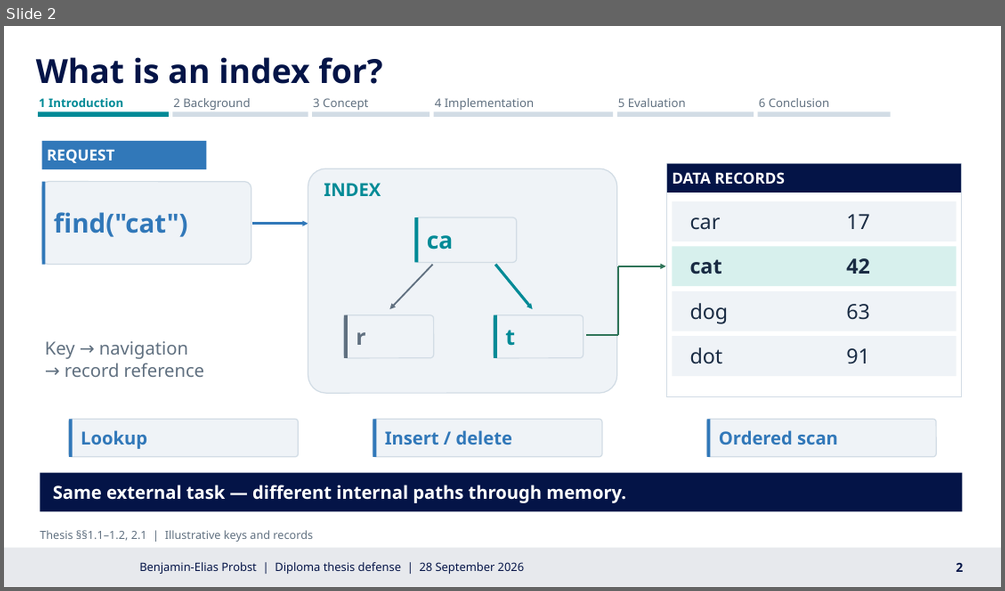
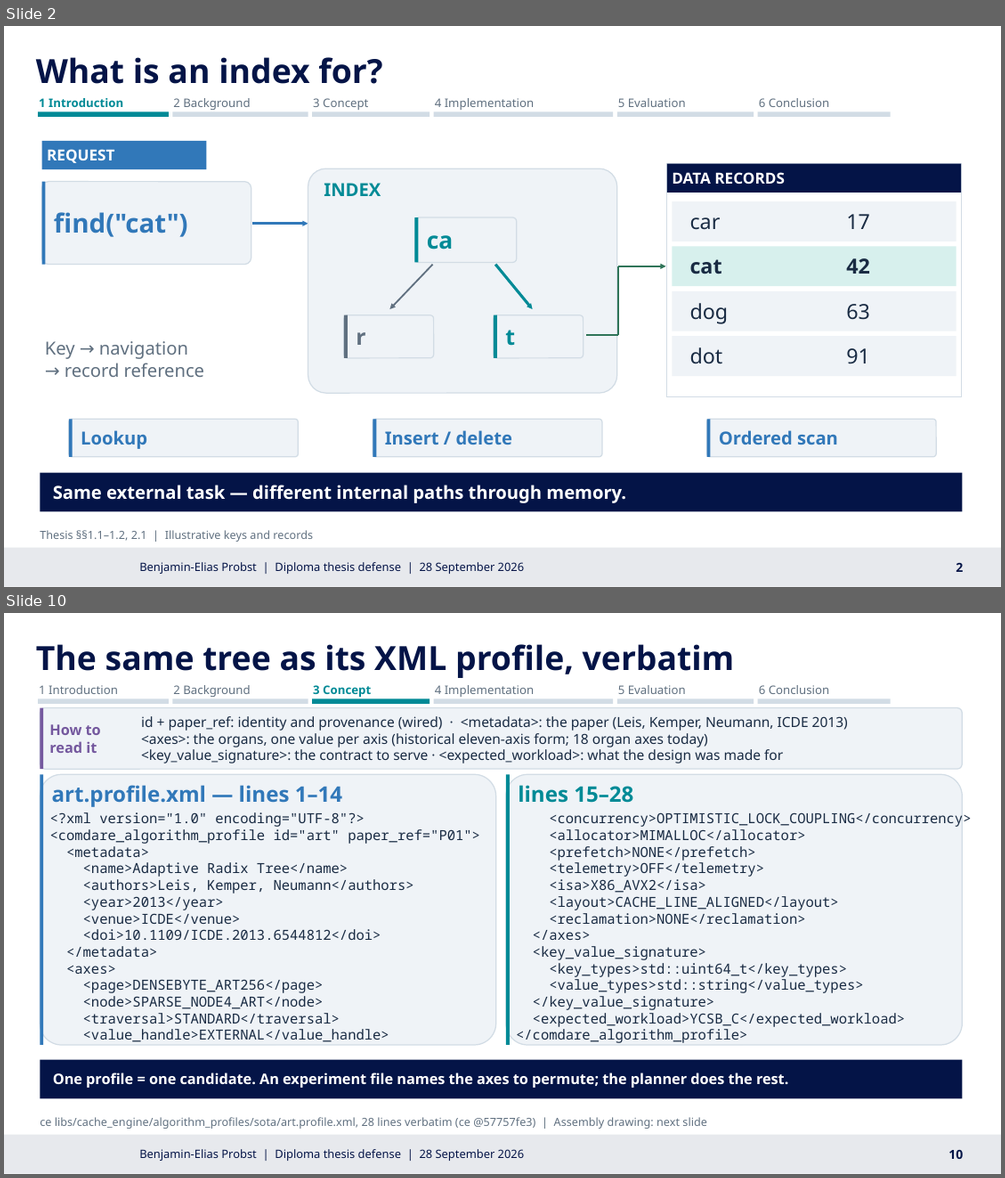
Before and after one commit to BenniProbst/probst-Diplomarbeit-cache-engine, a slide deck: docs/presentation/20260919 Cache_Engine_Defense_EN-cache-awareness_Composition.pptx. Shown one above the other, each under a label of ours: slide 2 before the commit, slides 2 and 10 after it; the slides between them are not shown. The pictures are 1005x591 and 1005x1178 pixels, drawn with LibreOffice and Linux fonts; fonts in the diff are those of the drawing; background and template pictures are left out. Boxes give left, top, right and bottom in pixels: in the first picture for what was removed or moved away, otherwise in the second. Text is boxed around its words. In the diff, an @@ line names an element or a change of style, - is before the commit and + after.

```diff
--- a/docs/presentation/20260919 Cache_Engine_Defense_EN-cache-awareness_Composition.pptx
+++ b/docs/presentation/20260919 Cache_Engine_Defense_EN-cache-awareness_Composition.pptx
@@ slide 10 added at [4, 613, 1001, 1174], background #FFFFFF; not listed: 1 template element that a slide beside it also shows @@
@@ text added at [36, 644, 735, 678], 24 pt, text #041447, bold @@
+The same tree as its XML profile, verbatim
@@ text added at [39, 685, 118, 694], 8.5 pt, text #607080 @@
+1 Introduction
@@ text added at [173, 685, 250, 697], 8.5 pt, text #607080 @@
+2 Background
@@ text added at [313, 685, 371, 698], 8.5 pt, text #008A96, bold @@
+3 Concept
@@ text added at [435, 685, 534, 697], 8.5 pt, text #607080 @@
+4 Implementation
@@ text added at [618, 685, 686, 694], 8.5 pt, text #607080 @@
+5 Evaluation
@@ text added at [759, 685, 829, 694], 8.5 pt, text #607080 @@
+6 Conclusion
@@ rectangle added at [38, 698, 169, 704], fill #D2DCE5 @@
@@ group added at [40, 707, 962, 1045]: 4 texts, 2 rounded rectangles, 2 rectangles @@
+art.profile.xml — lines 1–14
+<?xml version="1.0" encoding="UTF-8"?>
+<comdare_algorithm_profile id="art" paper_ref="P01">
+<metadata>
+<name>Adaptive Radix Tree</name>
+<authors>Leis, Kemper, Neumann</authors>
+<year>2013</year>
+<venue>ICDE</venue>
+<doi>10.1109/ICDE.2013.6544812</doi>
+</metadata>
+<axes>
+<page>DENSEBYTE_ART256</page>
+<node>SPARSE_NODE4_ART</node>
+<traversal>STANDARD</traversal>
+<value_handle>EXTERNAL</value_handle>
+How to
+read it
+id + paper_ref: identity and provenance (wired) · <metadata>: the paper (Leis, Kemper, Neumann, ICDE 2013)
+<axes>: the organs, one value per axis (historical eleven-axis form; 18 organ axes today)
+<key_value_signature>: the contract to serve · <expected_workload>: what the design was made for
@@ rectangle added at [172, 698, 308, 704], fill #D2DCE5 @@
@@ rectangle added at [312, 698, 429, 704], fill #008A96 @@
@@ rectangle added at [434, 698, 613, 704], fill #D2DCE5 @@
@@ rectangle added at [617, 698, 753, 704], fill #D2DCE5 @@
@@ rectangle added at [758, 698, 890, 704], fill #D2DCE5 @@
@@ group added at [506, 774, 971, 1045]: 2 texts, 1 rounded rectangle, 1 rectangle @@
+lines 15–28
+<concurrency>OPTIMISTIC_LOCK_COUPLING</concurrency>
+<allocator>MIMALLOC</allocator>
+<prefetch>NONE</prefetch>
+<telemetry>OFF</telemetry>
+<isa>X86_AVX2</isa>
+<layout>CACHE_LINE_ALIGNED</layout>
+<reclamation>NONE</reclamation>
+</axes>
+<key_value_signature>
+<key_types>std::uint64_t</key_types>
+<value_types>std::string</value_types>
+</key_value_signature>
+<expected_workload>YCSB_C</expected_workload>
+</comdare_algorithm_profile>
@@ rectangle added at [40, 1060, 962, 1098], fill #041447 @@
@@ text added at [53, 1072, 788, 1087], 10.5 pt, text #FFFFFF, bold @@
+One profile = one candidate. An experiment file names the axes to permute; the planner does the rest.
@@ text added at [40, 1117, 706, 1128], 8.1 pt, text #607080 @@
+ce libs/cache_engine/algorithm_profiles/sota/art.profile.xml, 28 lines verbatim (ce @57757fe3) | Assembly drawing: next slide
@@ text added at [139, 1149, 525, 1160], 8.3 pt, text #041447 @@
+Benjamin-Elias Probst | Diploma thesis defense | 28 September 2026
@@ text added at [948, 1150, 963, 1159], 9 pt, text #041447, bold @@
+10
```
Also in this commit, not shown: 16 slides changed, 2 other slides added, 3 other files.
